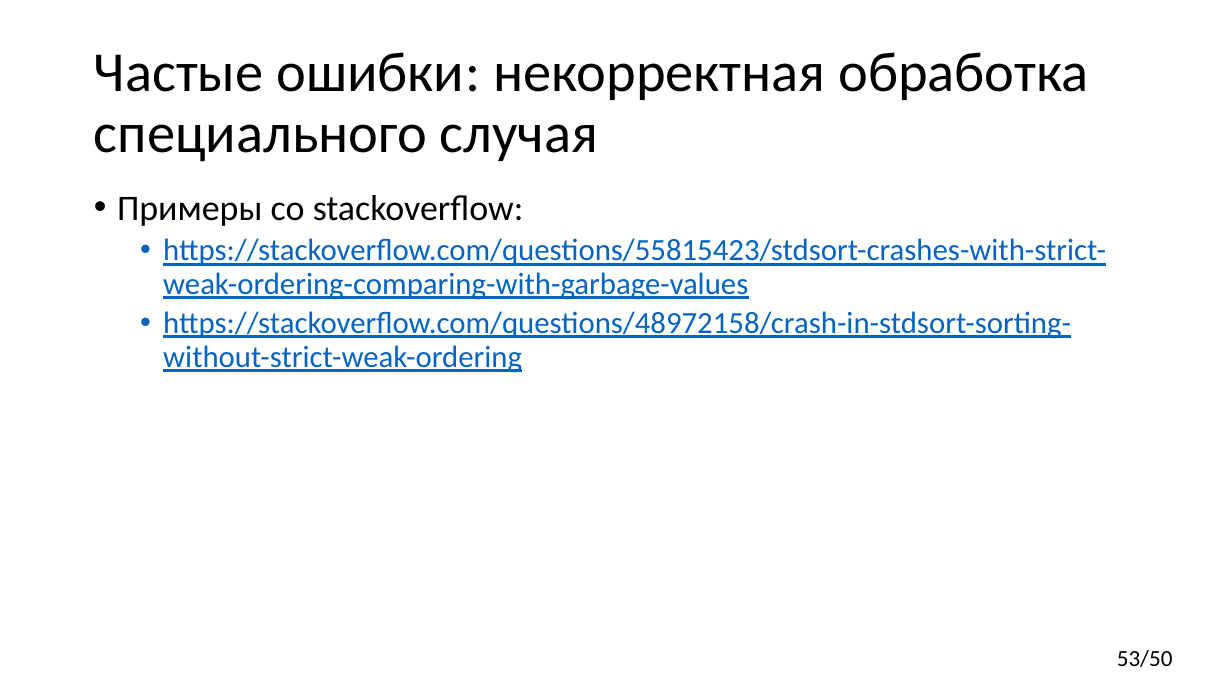
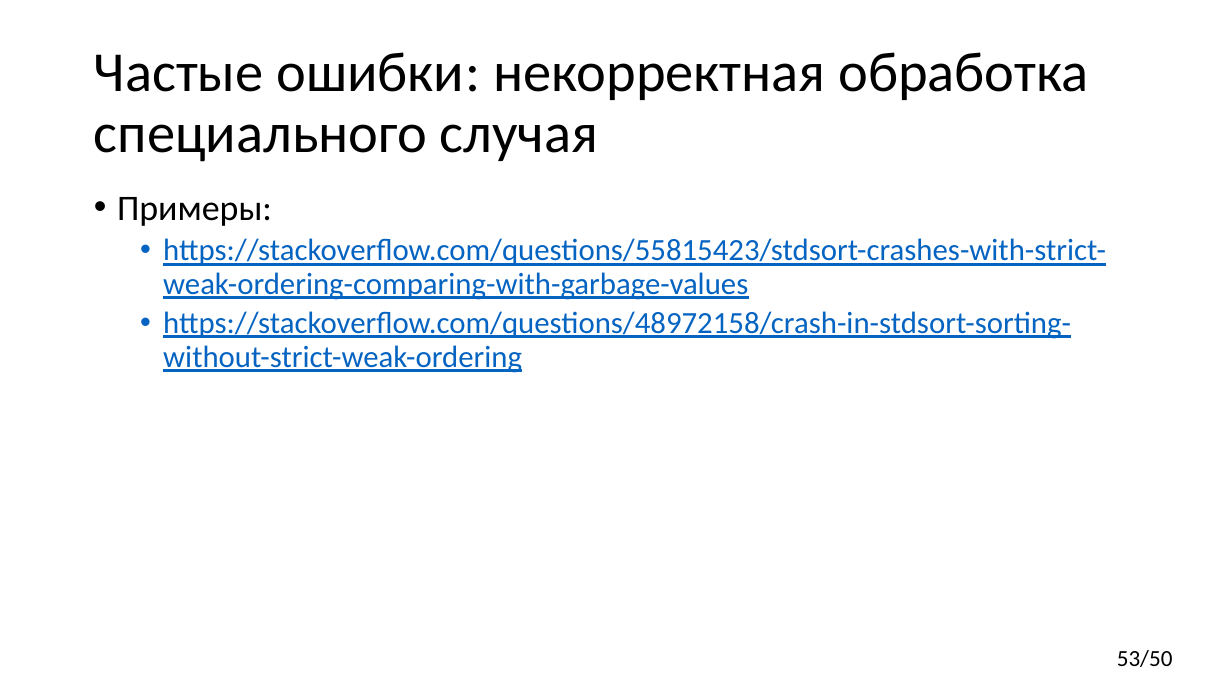
Before and after one commit to yugr/CppRussia, a slide deck: slide 53 of 2023/RU.pptx. Drawn at 1232x693 pixels with LibreOffice and Linux fonts; fonts in the diff are those of the drawing. Boxes give left, top, right and bottom in pixels: in the first picture for what was removed or moved away, otherwise in the second. Text is boxed around its words. In the diff, an @@ line names an element or a change of style, - is before the commit and + after.

```diff
--- a/2023/RU.pptx
+++ b/2023/RU.pptx
@@ text at (x1=117, y1=197, x2=272, y2=226): text changed @@
-• Примеры со stackoverflow:
+• Примеры:
```
Also in this commit, not shown: 8 other slides changed.
